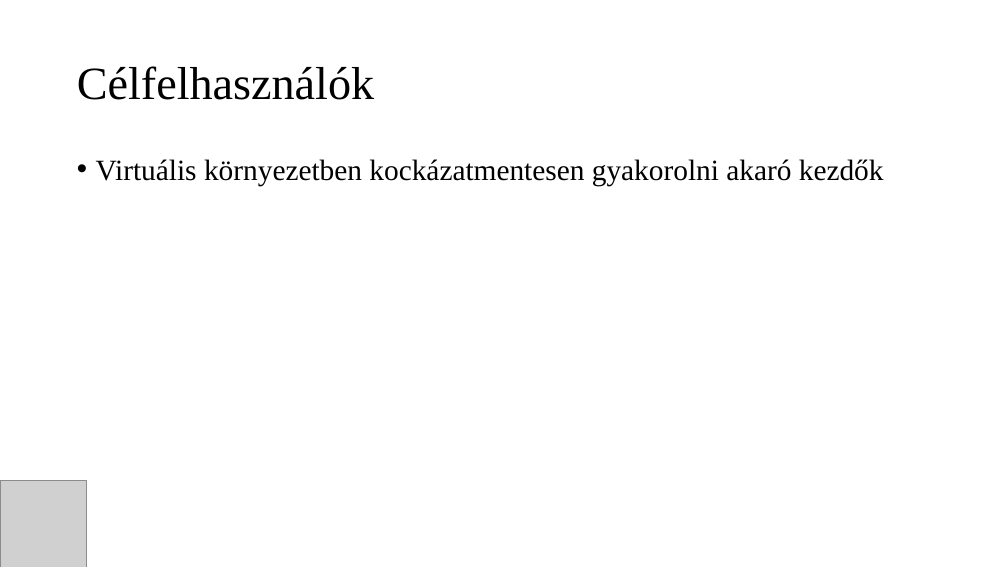
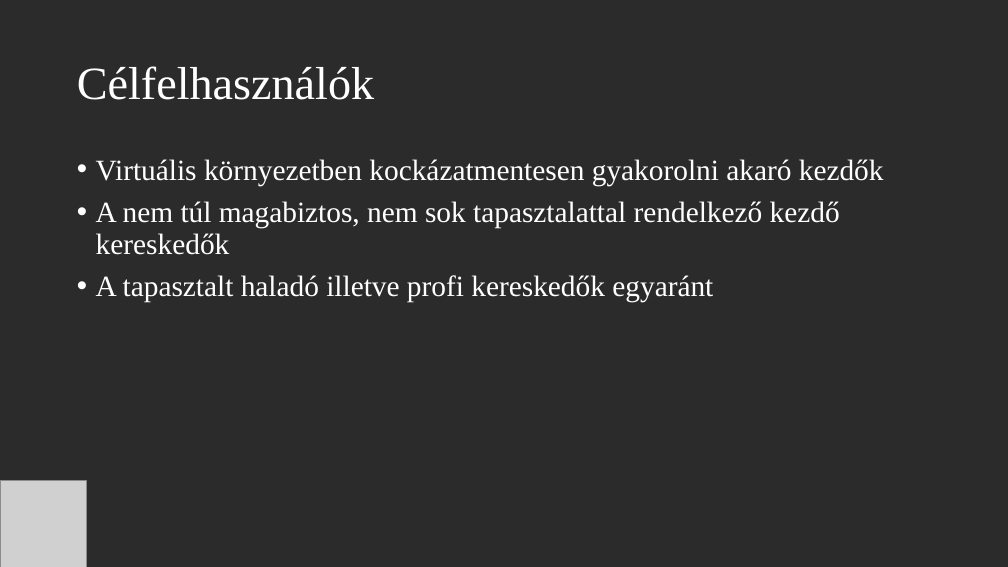
Before and after one commit to ZsigoRobert0/13_S2_3_vizsgaremek, a slide deck: slide 3 of Dokumentáció/StockMaster_Prezentacio.pptx. Drawn at 1008x567 pixels with LibreOffice and Linux fonts; fonts in the diff are those of the drawing; grey boxes stand for pictures; background and template pictures are left out; a plain dark background stands for a picture behind light text. Boxes give left, top, right and bottom in pixels: in the first picture for what was removed or moved away, otherwise in the second. Text is boxed around its words. In the diff, an @@ line names an element or a change of style, - is before the commit and + after.

```diff
--- a/Dokumentáció/StockMaster_Prezentacio.pptx
+++ b/Dokumentáció/StockMaster_Prezentacio.pptx
@@ background #FFFFFF to picture (left out) @@
@@ title "Célfelhasználók" at box(77, 66, 374, 100): text colour #000000 to #FFFFFF @@
@@ text at box(96, 159, 884, 186): text colour #000000 to #FFFFFF in "Virtuális környezetben kockázatmentesen gyakorolni akaró kez ..." @@
@@ text at box(96, 201, 840, 302): paragraphs added @@
+• A nem túl magabiztos, nem sok tapasztalattal rendelkező kezdő kereskedők
+• A tapasztalt haladó illetve profi kereskedők egyaránt
```
Also in this commit, not shown: 10 other slides changed, 2 slides added, 2 slides removed.
